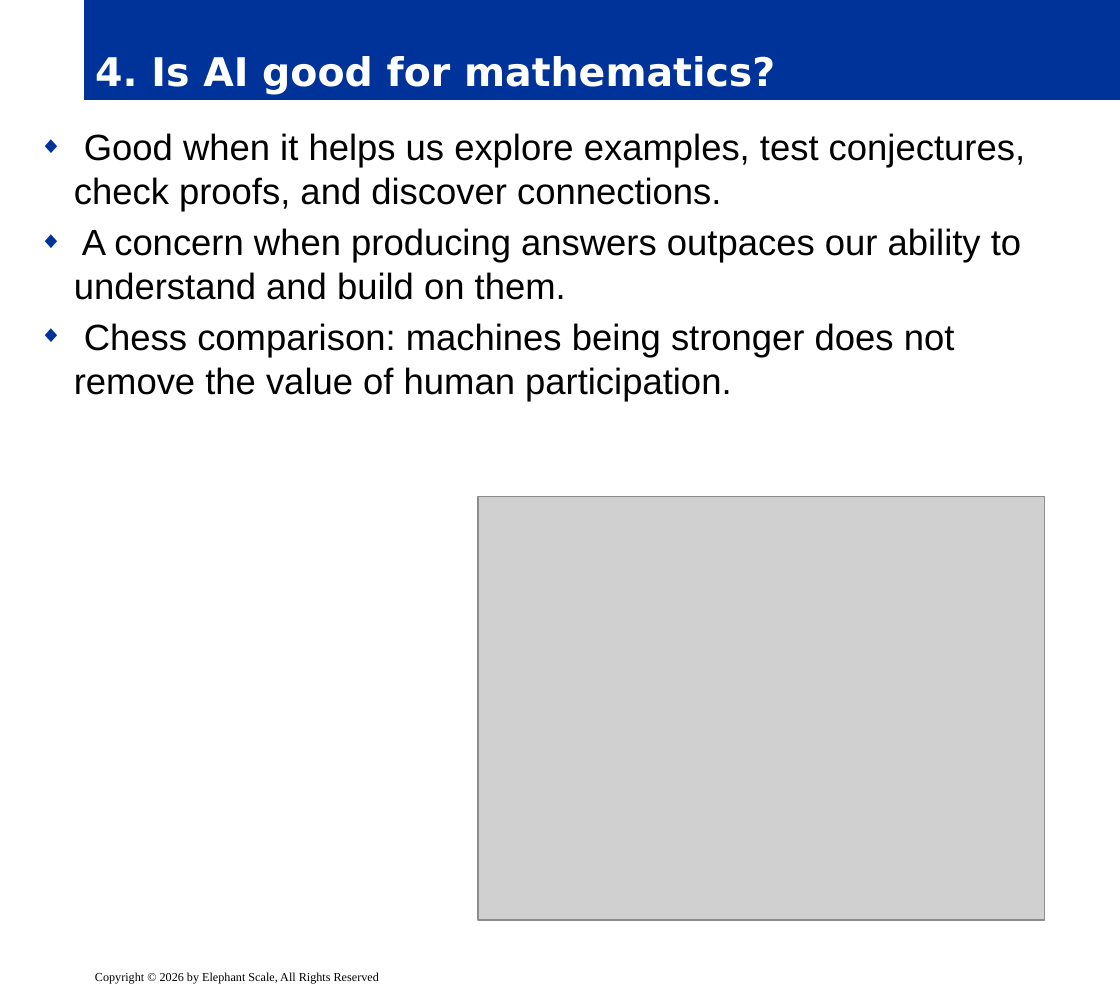
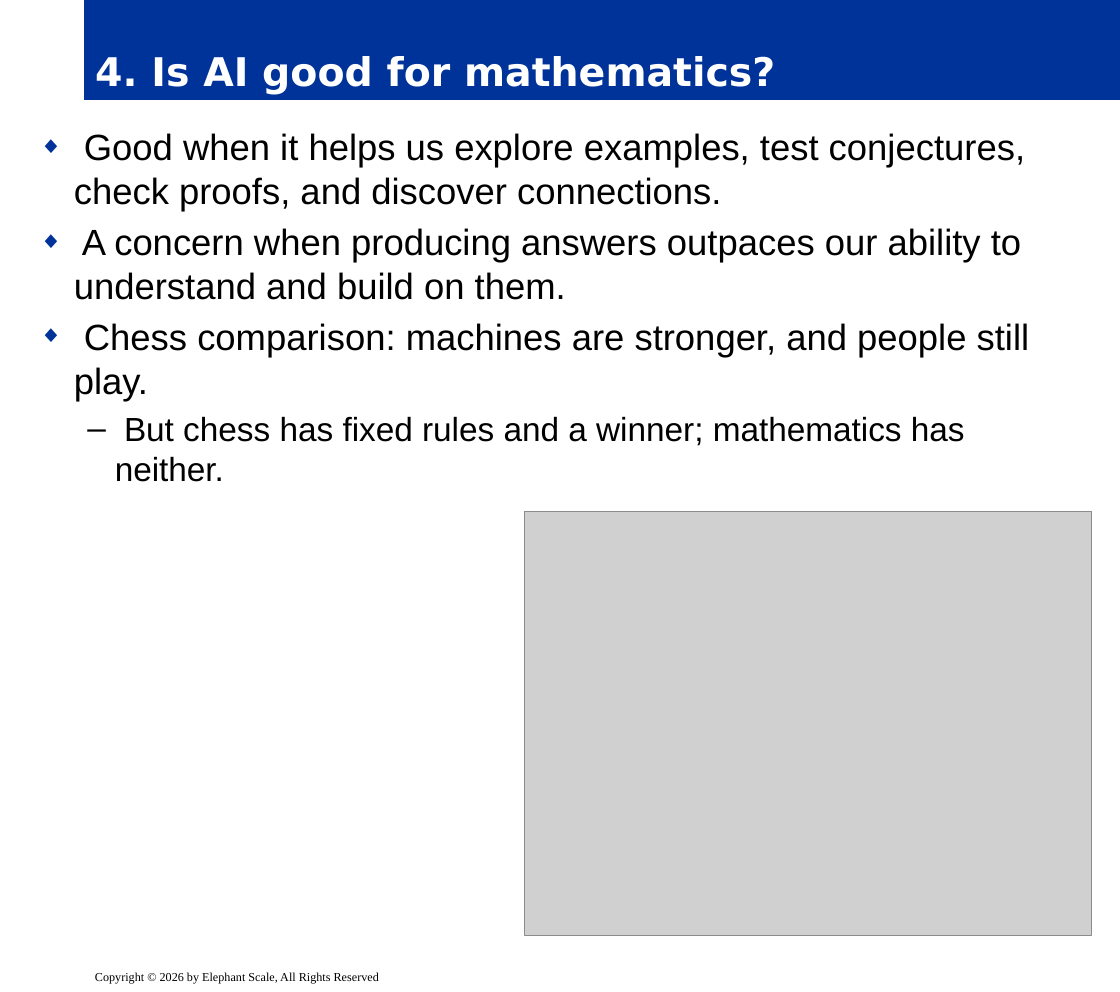
Before and after one commit to elephantscale/OpenAI-labs, a slide deck: slide 6 of 120-eight-questions-on-math-and-AI/slides/release/01__intro.pptx. Drawn at 1120x992 pixels with LibreOffice and Linux fonts; fonts in the diff are those of the drawing; grey boxes stand for pictures; background and template pictures are left out. Boxes give left, top, right and bottom in pixels: in the first picture for what was removed or moved away, otherwise in the second. Text is boxed around its words. In the diff, an @@ line names an element or a change of style, - is before the commit and + after.

```diff
--- a/120-eight-questions-on-math-and-AI/slides/release/01__intro.pptx
+++ b/120-eight-questions-on-math-and-AI/slides/release/01__intro.pptx
@@ text at box(74, 323, 1030, 482): text changed @@
-◆ Chess comparison: machines being stronger does not remove the value of human participation.
+◆ Chess comparison: machines are stronger, and people still play.
+  – But chess has fixed rules and a winner; mathematics has neither.
@@ picture: place and size @@
-picture at box(479, 496, 1046, 919)
+picture at box(524, 511, 1092, 934)
```
Also in this commit, not shown: 7 other slides changed, 1 other file.
